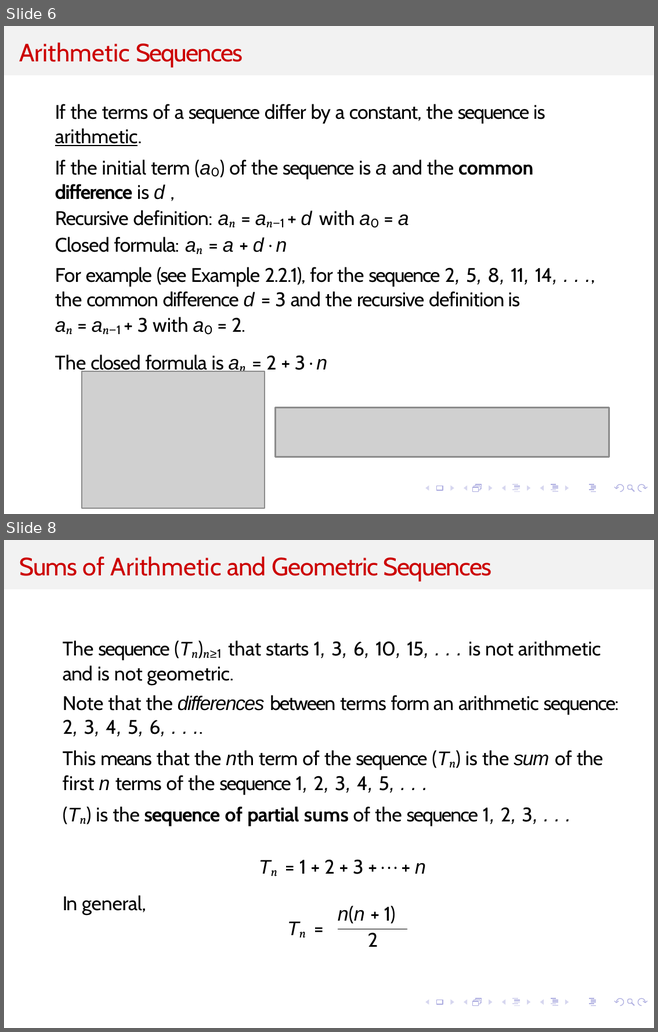
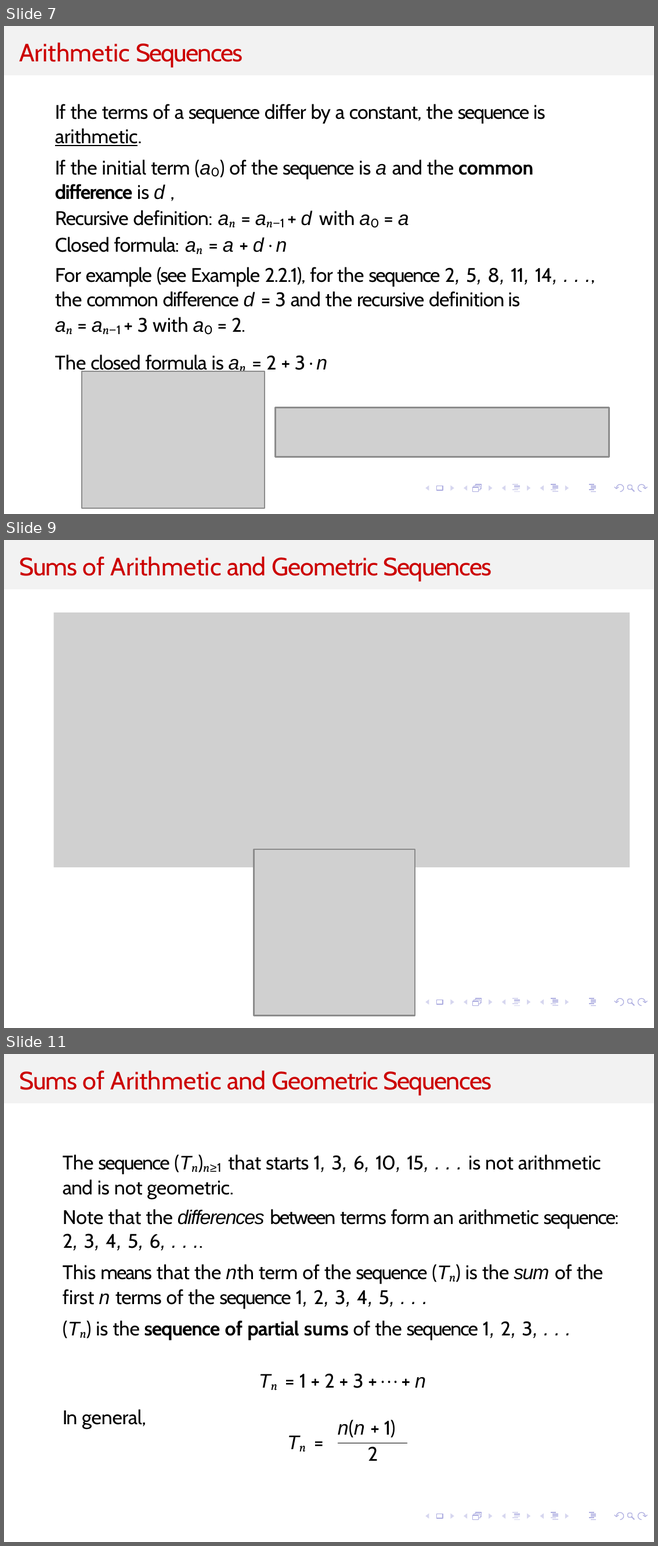
Before and after one commit to kevinsuo/kevinsuo.github.io, a slide deck: teaching/2026Summer/5070/Slides/4.pptx. Shown one above the other, each under a label of ours: slides 6 and 8 before the commit, slides 7, 9 and 11 after it; the slides between them are not shown. The pictures are 658x1032 and 658x1546 pixels, drawn with LibreOffice and Linux fonts; fonts in the diff are those of the drawing; grey boxes stand for pictures; background and template pictures are left out. Boxes give left, top, right and bottom in pixels: in the first picture for what was removed or moved away, otherwise in the second. Text is boxed around its words. In the diff, an @@ line names an element or a change of style, - is before the commit and + after.

```diff
--- a/teaching/2026Summer/5070/Slides/4.pptx
+++ b/teaching/2026Summer/5070/Slides/4.pptx
@@ slide 9 added at <box>4,540,654,1028</box>, background #FFFFFF; not listed: 15 template elements that a slide beside it also shows @@
@@ freeform shape added at <box>4,540,654,589</box>, fill #F2F2F2 @@
@@ title added at <box>19,556,492,582</box>, 14 pt, text #CC0000 @@
+Sums of Arithmetic and Geometric Sequences
@@ picture added at <box>54,612,630,867</box> @@
@@ picture added at <box>254,849,415,1016</box> @@
@@ what was slide 6 is now slide 7 @@
@@ what was slide 8 is now slide 11 @@
```
Also in this commit, not shown: 6 slides changed, 2 other slides added, 2 other files.
